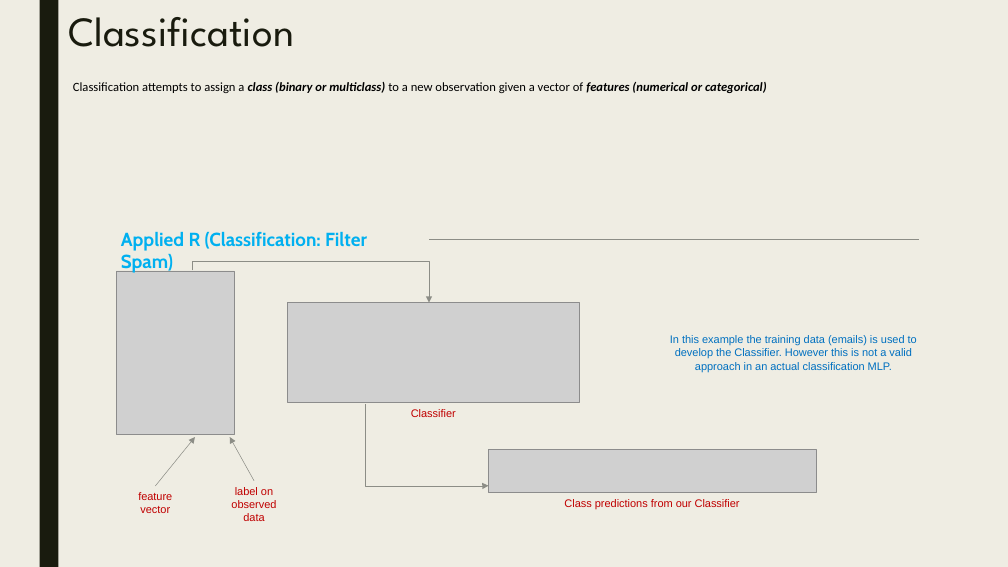
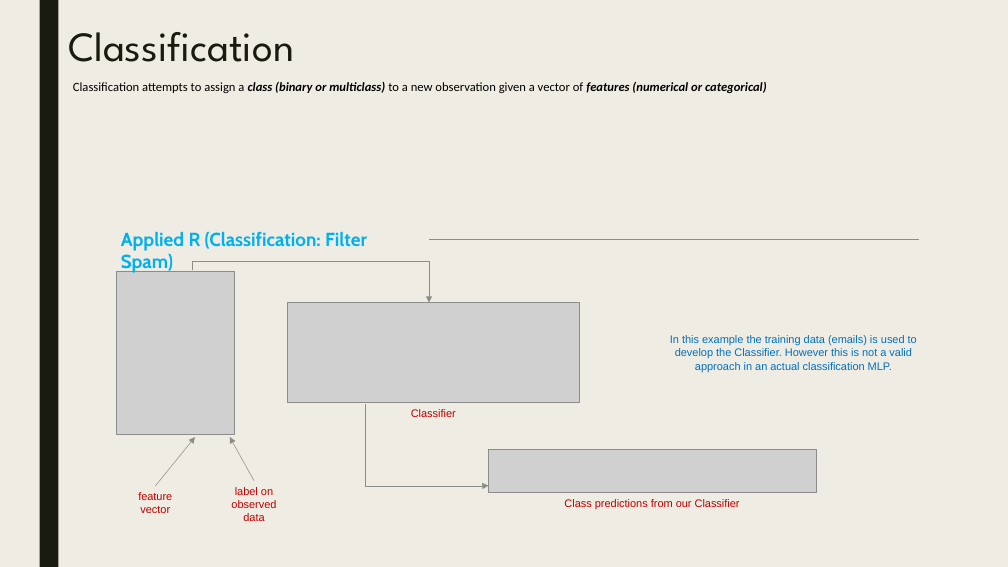
Before and after one commit to parcap/business-education, a slide deck: slide 3 of Introduction-to-Machine-Learning/Introduction to Machine Learning.pptx (slide 5 before the commit). Drawn at 1008x567 pixels with LibreOffice and Linux fonts; fonts in the diff are those of the drawing; grey boxes stand for pictures. Boxes give left, top, right and bottom in pixels: in the first picture for what was removed or moved away, otherwise in the second. Text is boxed around its words. In the diff, an @@ line names an element or a change of style, - is before the commit and + after.

```diff
--- a/Introduction-to-Machine-Learning/Introduction to Machine Learning.pptx
+++ b/Introduction-to-Machine-Learning/Introduction to Machine Learning.pptx
@@ title "Classification": place and size @@
-title "Classification" at (68,17,294,47)
+title "Classification" at (68,32,294,62)
```
Also in this commit, not shown: 4 slides removed, 5 other files.
